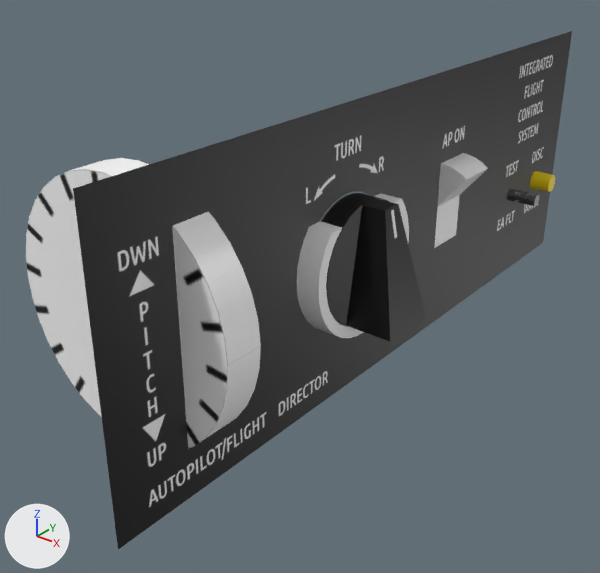
An edit to the Blender file Models/Interior/Panel/Avionics/ap-control/ap-control.blend, drawn before and after from the same camera.
Rendered twice from a 50 mm camera at (0.0852, -0.1405, 0.0648) aimed at (-0.0171, -0.0126, -0.0144). The lights are fixed; the arrows at lower left show +X, +Y and +Z.

Script lines for the objects in view, before the commit:
```python
me_cylinder_001 = bpy.data.meshes.new('Cylinder.001')
me_cylinder_001.from_pydata(...)  # 82 vertices, 49 faces; spans x -0.0025..0.0125, y -0.0125..0.0125, z -0.0125..0.0125
me_cylinder_001.polygons.foreach_set('use_smooth', [True] * 49)
me_cylinder_001.materials.append(mat_facematerial)  # picture img_ap_control_png
me_plane = bpy.data.meshes.new('Plane')
me_plane.from_pydata(...)  # 20 vertices, 11 faces; spans x -0.01..0.0, y -0.08..0.08, z -0.08..0.08
me_plane.materials.append(mat_casematerial)  # black #000000
me_plane_001 = bpy.data.meshes.new('Plane.001')
me_plane_001.from_pydata(...)  # 117 vertices, 30 faces; spans x 0.0, y -0.08..0.08, z -0.03..0.03
me_plane_001.materials.append(mat_facematerial)  # picture img_ap_control_png
ob_case = bpy.data.objects.new('Case', me_plane)
ob_case.location = (0.0, 0.0, 0.0)
ob_case.scale = (1.0, 1.0, 0.375)
ob_case.hide_set(True)
ob_face = bpy.data.objects.new('Face', me_plane_001)
ob_face.location = (0.0, 0.0, 0.0)
ob_turnselectknob = bpy.data.objects.new('TurnSelectKnob', me_cylinder_001)
ob_turnselectknob.location = (0.0025, -0.02, 0.0)
# also in view: 'WingsLevelTrimSelectKnob' at (0.0025, -0.02, -0.0026); 'OnOffSwitch' at (0.0, 0.02, 0.0); 'PitchSelectWheel' at (-0.015, -0.06, 0.0)
```
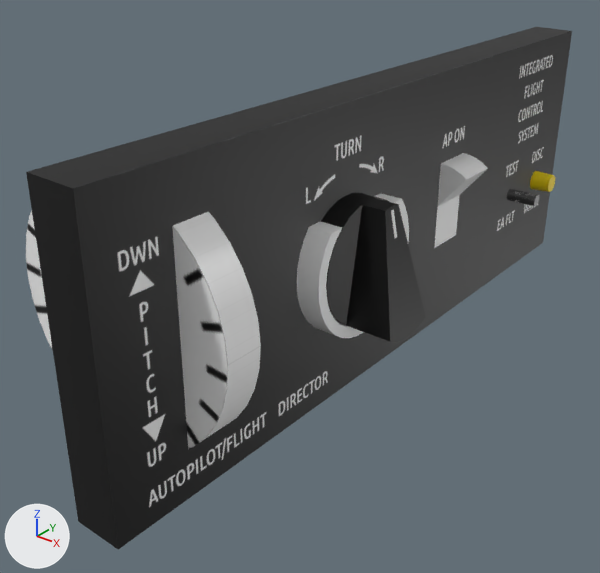
Where the newer file only moved an object's origin or applied its transform, the numbers keep the older frame.

What changed in the scene script:
```text
Change ob_case:
    remove ob_case.hide_set(True)
```

Changed parts and their boxes [x1, y1, x2, y2] in the pictures (600 x 573 px):
'Case', shown (black)
    after: [26, 27, 570, 549]
